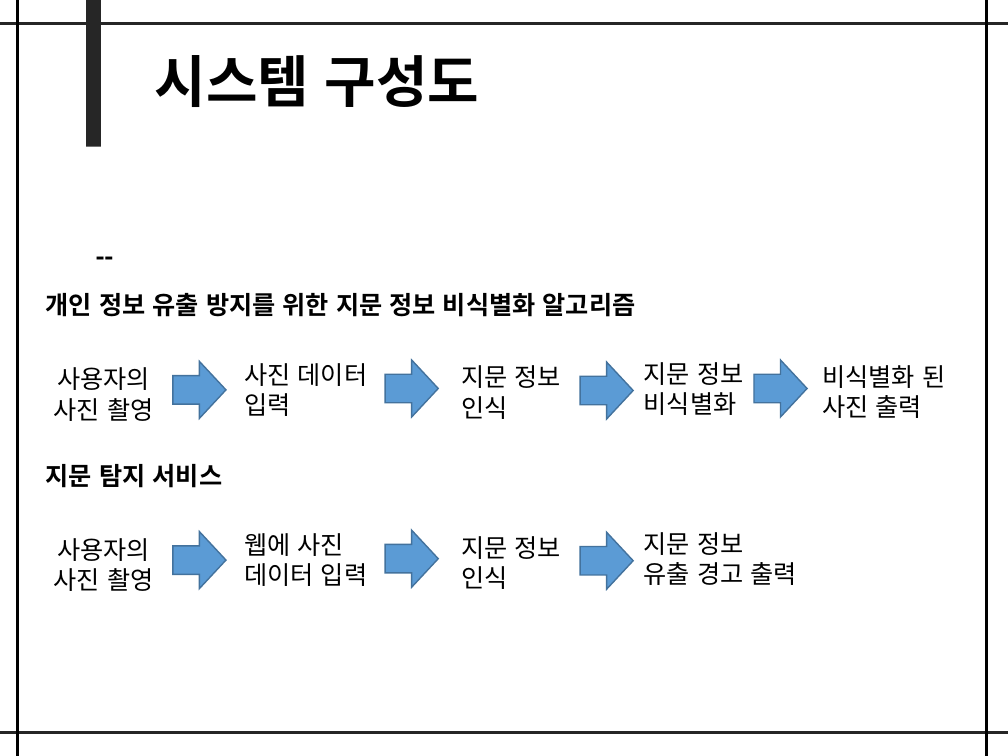
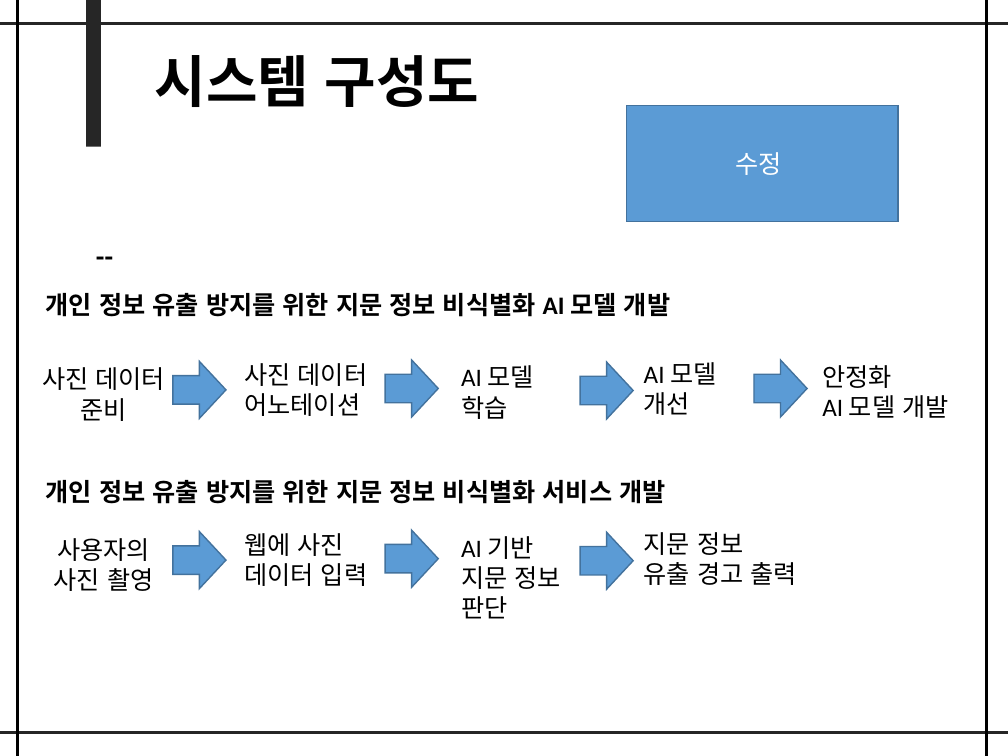
Before and after one commit to CheolYongLee/KSA_Project, a slide deck: slide 4 of 시네틱스 보고서.pptx. Drawn at 1008x756 pixels with LibreOffice and Linux fonts; fonts in the diff are those of the drawing. Boxes give left, top, right and bottom in pixels: in the first picture for what was removed or moved away, otherwise in the second. Text is boxed around its words. In the diff, an @@ line names an element or a change of style, - is before the commit and + after.

```diff
--- a/시네틱스 보고서.pptx
+++ b/시네틱스 보고서.pptx
@@ rectangle added at [627,106,898,222], fill #5B9BD5, outline #43739E 1 pt, 18 pt, text #FFFFFF @@
+수정
@@ text at [46,293,670,317]: text changed @@
-개인 정보 유출 방지를 위한 지문 정보 비식별화 알고리즘
+개인 정보 유출 방지를 위한 지문 정보 비식별화 AI 모델 개발
@@ text at [42,367,165,421]: text changed @@
-사용자의
-사진 촬영
+사진 데이터
+준비
@@ text at [244,363,368,416]: text changed @@
-사진 데이터 입력
+사진 데이터
+어노테이션
@@ text at [461,365,534,419]: text changed @@
-지문 정보 인식
+AI 모델
+학습
@@ text at [644,362,716,415]: text changed @@
-지문 정보
-비식별화
+AI 모델
+개선
@@ text at [822,365,948,418]: text changed @@
-비식별화 된 사진 출력
+안정화
+AI 모델 개발
@@ text at [46,480,665,504]: text changed @@
-지문 탐지 서비스
+개인 정보 유출 방지를 위한 지문 정보 비식별화 서비스 개발
@@ text at [461,536,561,619]: text changed @@
-지문 정보 인식
+AI 기반
+지문 정보 판단
```
Also in this commit, not shown: 1 other slide changed.
